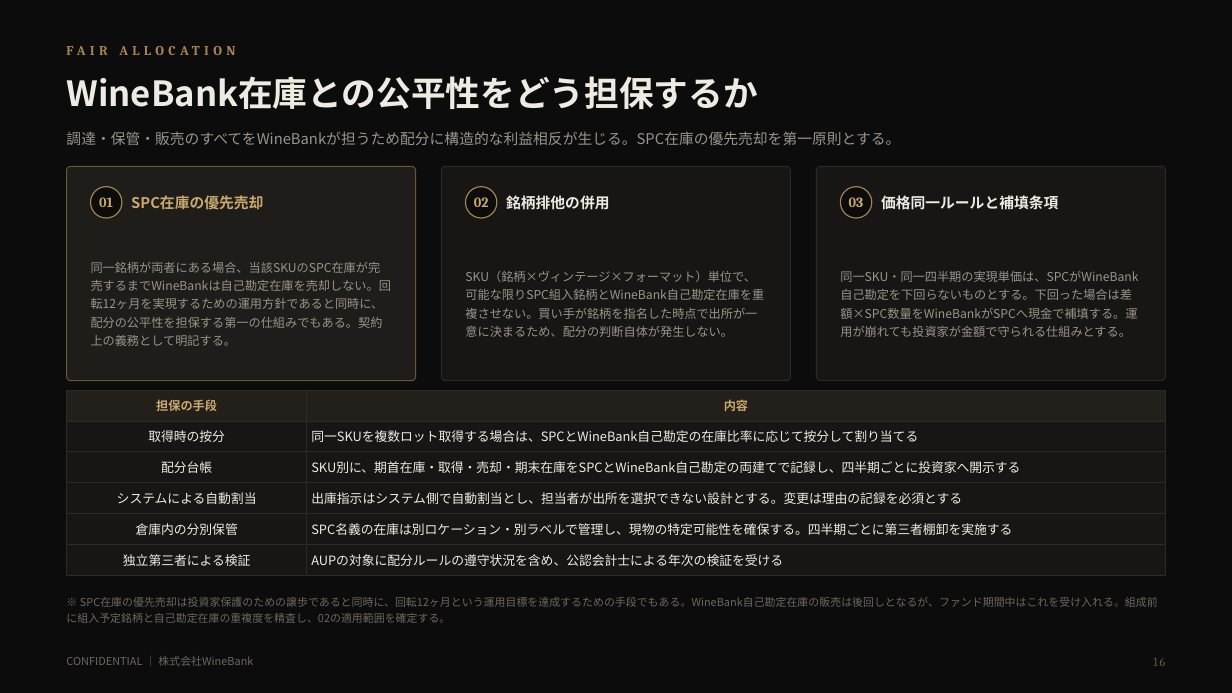
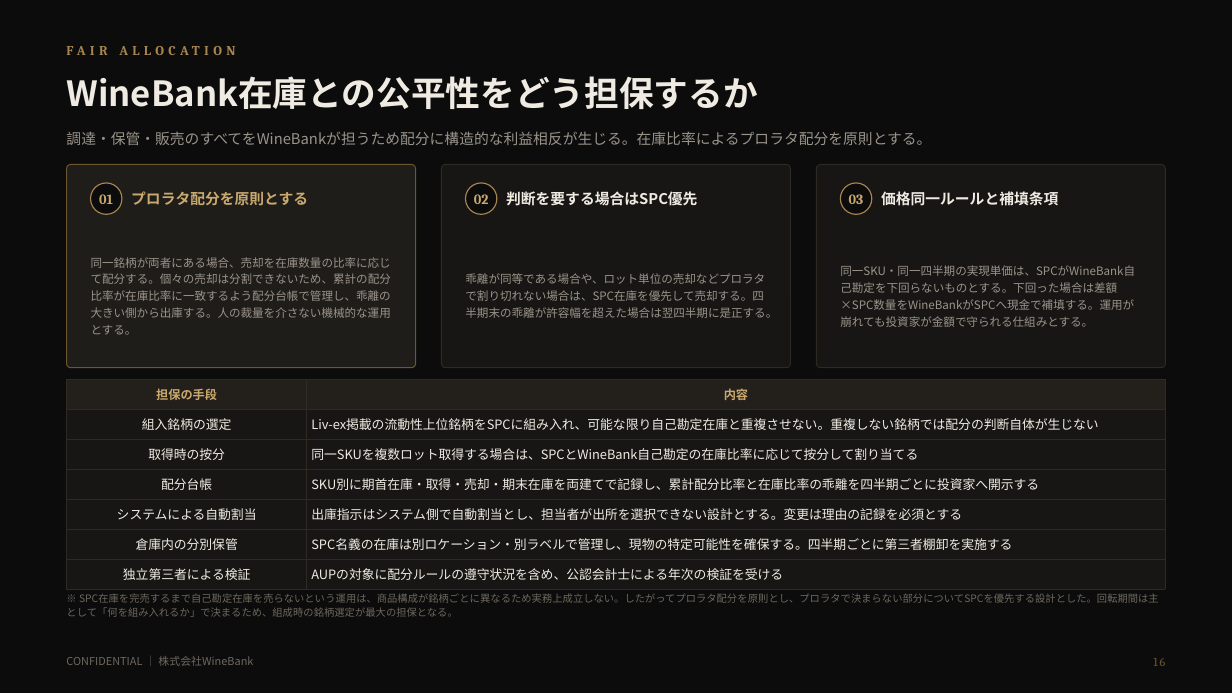
Before and after one commit to nakano-winebank/wine-auction, a slide deck: slide 17 of docs/wine-fund/WineBank_ワインファンドSPC組成提案_5億_20260811.pptx. Drawn at 1232x693 pixels with LibreOffice and Linux fonts; fonts in the diff are those of the drawing. Boxes give left, top, right and bottom in pixels: in the first picture for what was removed or moved away, otherwise in the second. Text is boxed around its words. In the diff, an @@ line names an element or a change of style, - is before the commit and + after.

```diff
--- a/docs/wine-fund/WineBank_ワインファンドSPC組成提案_5億_20260811.pptx
+++ b/docs/wine-fund/WineBank_ワインファンドSPC組成提案_5億_20260811.pptx
@@ text at bbox=[66, 131, 931, 145]: text changed @@
-調達・保管・販売のすべてをWineBankが担うため配分に構造的な利益相反が生じる。SPC在庫の優先売却を第一原則とする。
+調達・保管・販売のすべてをWineBankが担うため配分に構造的な利益相反が生じる。在庫比率によるプロラタ配分を原則とする。
@@ rounded rectangle: place and size @@
-rounded rectangle at bbox=[67, 166, 416, 381]
+rounded rectangle at bbox=[67, 165, 416, 368]
@@ rounded rectangle: place and size @@
-rounded rectangle at bbox=[442, 166, 791, 381]
+rounded rectangle at bbox=[442, 165, 791, 368]
@@ proportions changed in 3 elements at bbox=[67, 165, 416, 368], bbox=[442, 165, 791, 368], bbox=[817, 165, 1166, 368] @@
@@ rounded rectangle: place and size @@
-rounded rectangle at bbox=[817, 166, 1166, 381]
+rounded rectangle at bbox=[817, 165, 1166, 368]
@@ text at bbox=[131, 191, 308, 206]: text changed @@
-SPC在庫の優先売却
+プロラタ配分を原則とする
@@ text at bbox=[506, 191, 697, 206]: text changed @@
-銘柄排他の併用
+判断を要する場合はSPC優先
@@ 3 ellipses, 1 text: place and size @@
-3 ellipses, 1 text at bbox=[91, 187, 1058, 218]
+3 ellipses, 1 text at bbox=[91, 183, 1058, 214]
@@ text "同一SKU・同一四半期の実現単価は、SPCがWineBank自己勘定を下回らないものとする。下回った場合は差額×SPC数 ..." at bbox=[840, 265, 1135, 327]: size 9.5 to 9 pt; line spacing 1.26 to 1.22 @@
@@ text at bbox=[91, 257, 391, 335]: text changed; size 9.5 to 9 pt @@
-同一銘柄が両者にある場合、当該SKUのSPC在庫が完売するまでWineBankは自己勘定在庫を売却しない。回転12ヶ月を実現するための運用方針であると同時に、配分の公平性を担保する第一の仕組みでもある。契約上の義務として明記する。
+同一銘柄が両者にある場合、売却を在庫数量の比率に応じて配分する。個々の売却は分割できないため、累計の配分比率が在庫比率に一致するよう配分台帳で管理し、乖離の大きい側から出庫する。人の裁量を介さない機械的な運用とする。
@@ text at bbox=[465, 273, 777, 318]: text changed; size 9.5 to 9 pt @@
-SKU（銘柄×ヴィンテージ×フォーマット）単位で、可能な限りSPC組入銘柄とWineBank自己勘定在庫を重複させない。買い手が銘柄を指名した時点で出所が一意に決まるため、配分の判断自体が発生しない。
+乖離が同等である場合や、ロット単位の売却などプロラタで割り切れない場合は、SPC在庫を優先して売却する。四半期末の乖離が許容幅を超えた場合は翌四半期に是正する。
@@ table at bbox=[67, 379, 1165, 584] @@
+row 2: 組入銘柄の選定 | Liv-ex掲載の流動性上位銘柄をSPCに組み入れ、可能な限り自己勘定在庫と重複させない。重複しない銘柄では配分の判断自体が生じない
-row 4, column 2: SKU別に、期首在庫・取得・売却・期末在庫をSPCとWineBank自己勘定の両建てで記録し、四半期ごとに投資家へ開示する
+row 4, column 2: SKU別に期首在庫・取得・売却・期末在庫を両建てで記録し、累計配分比率と在庫比率の乖離を四半期ごとに投資家へ開示する
@@ table: place and size @@
-table at bbox=[67, 390, 1165, 570]
+table at bbox=[67, 379, 1165, 584]
@@ text at bbox=[66, 593, 1159, 617]: text changed; size 8.5 to 8 pt @@
-※ SPC在庫の優先売却は投資家保護のための譲歩であると同時に、回転12ヶ月という運用目標を達成するための手段でもある。WineBank自己勘定在庫の販売は後回しとなるが、ファンド期間中はこれを受け入れる。組成前に組入予定銘柄と自己勘定在庫の重複度を精査し、02の適用範囲を確定する。
+※ SPC在庫を完売するまで自己勘定在庫を売らないという運用は、商品構成が銘柄ごとに異なるため実務上成立しない。したがってプロラタ配分を原則とし、プロラタで決まらない部分についてSPCを優先する設計とした。回転期間は主として「何を組み入れるか」で決まるため、組成時の銘柄選定が最大の担保となる。
```
Also in this commit, not shown: 11 other slides changed, 4 other files.
